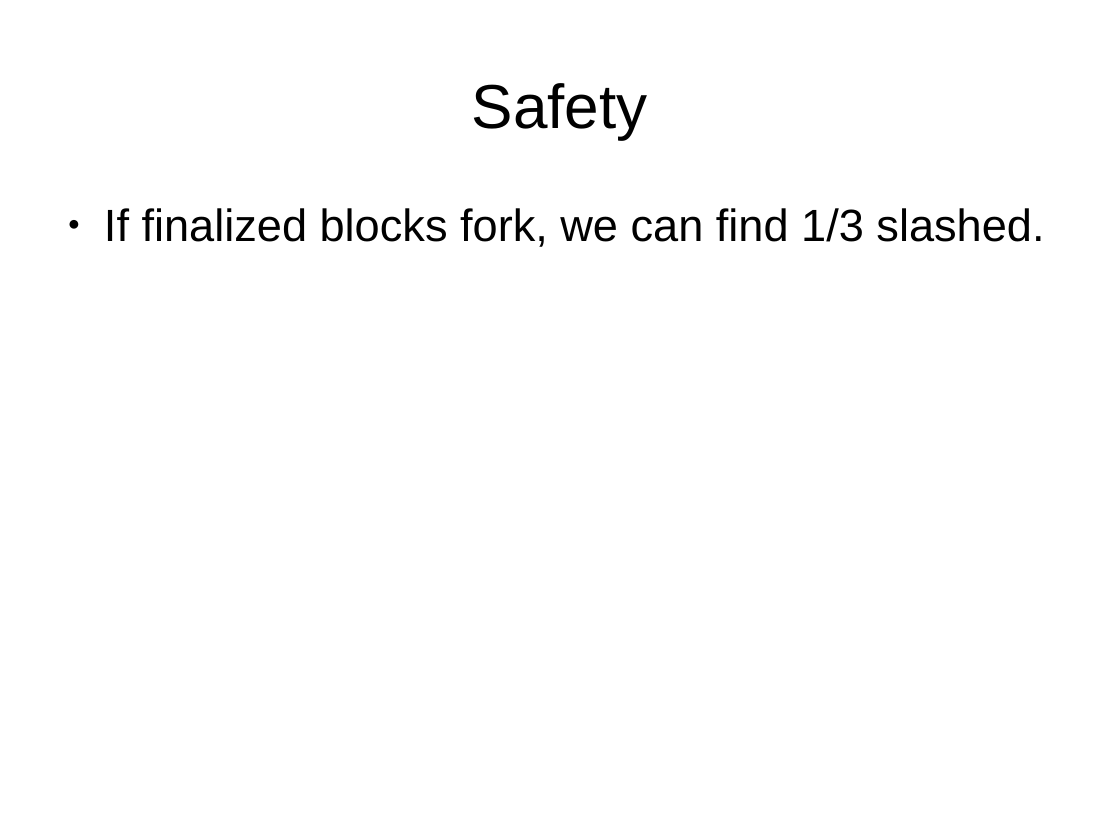
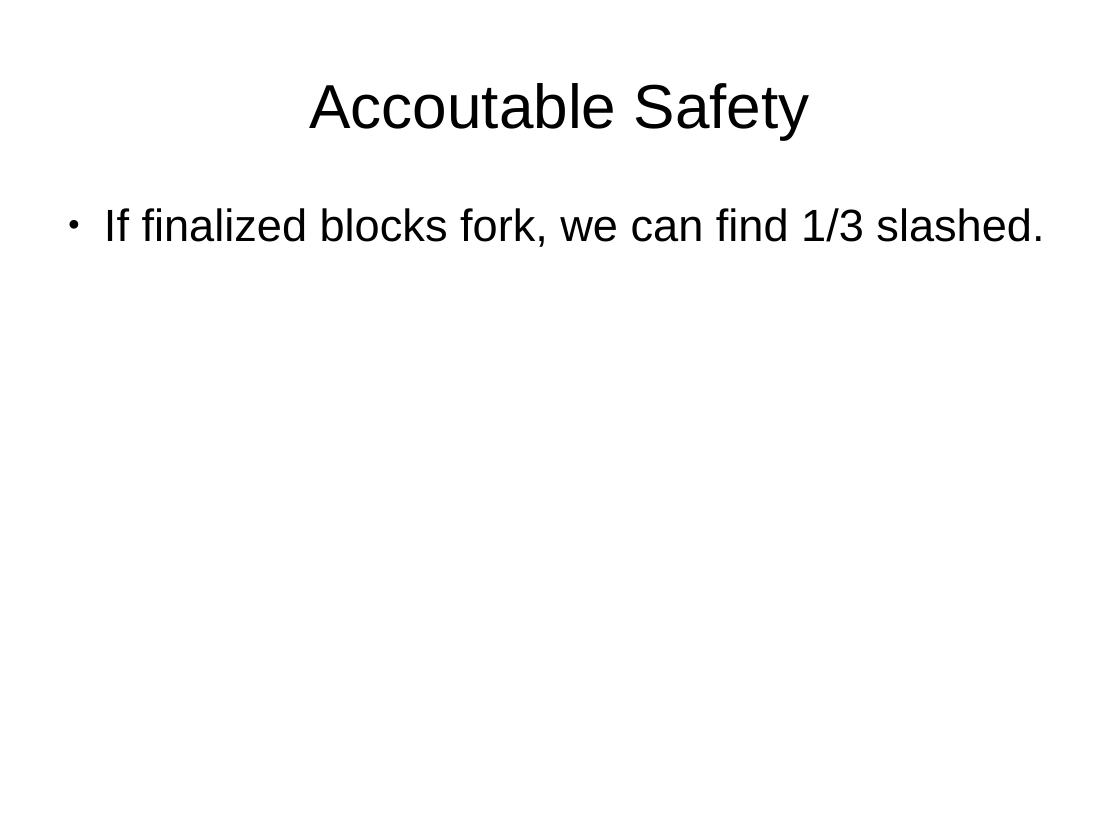
Before and after one commit to palmskog/pos, a slide deck: slide 13 of slide.odp. Drawn at 1120x840 pixels with LibreOffice and Linux fonts; fonts in the diff are those of the drawing. Boxes give left, top, right and bottom in pixels: in the first picture for what was removed or moved away, otherwise in the second. Text is boxed around its words. In the diff, an @@ line names an element or a change of style, - is before the commit and + after.

```diff
--- a/slide.odp
+++ b/slide.odp
@@ title at box(309, 83, 810, 139): text changed @@
-Safety
+Accoutable Safety
```
Also in this commit, not shown: 37 other slides changed.
